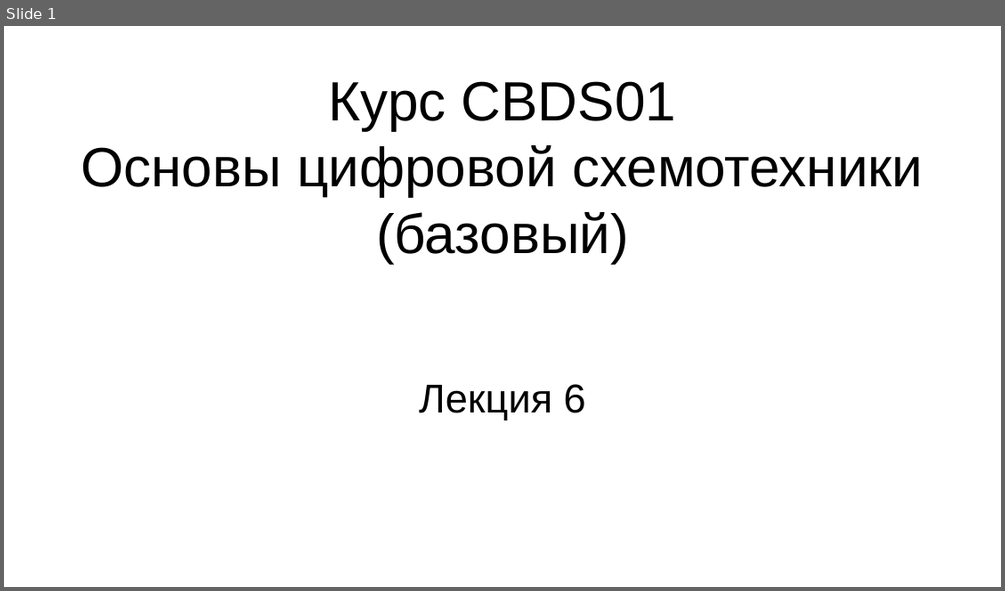
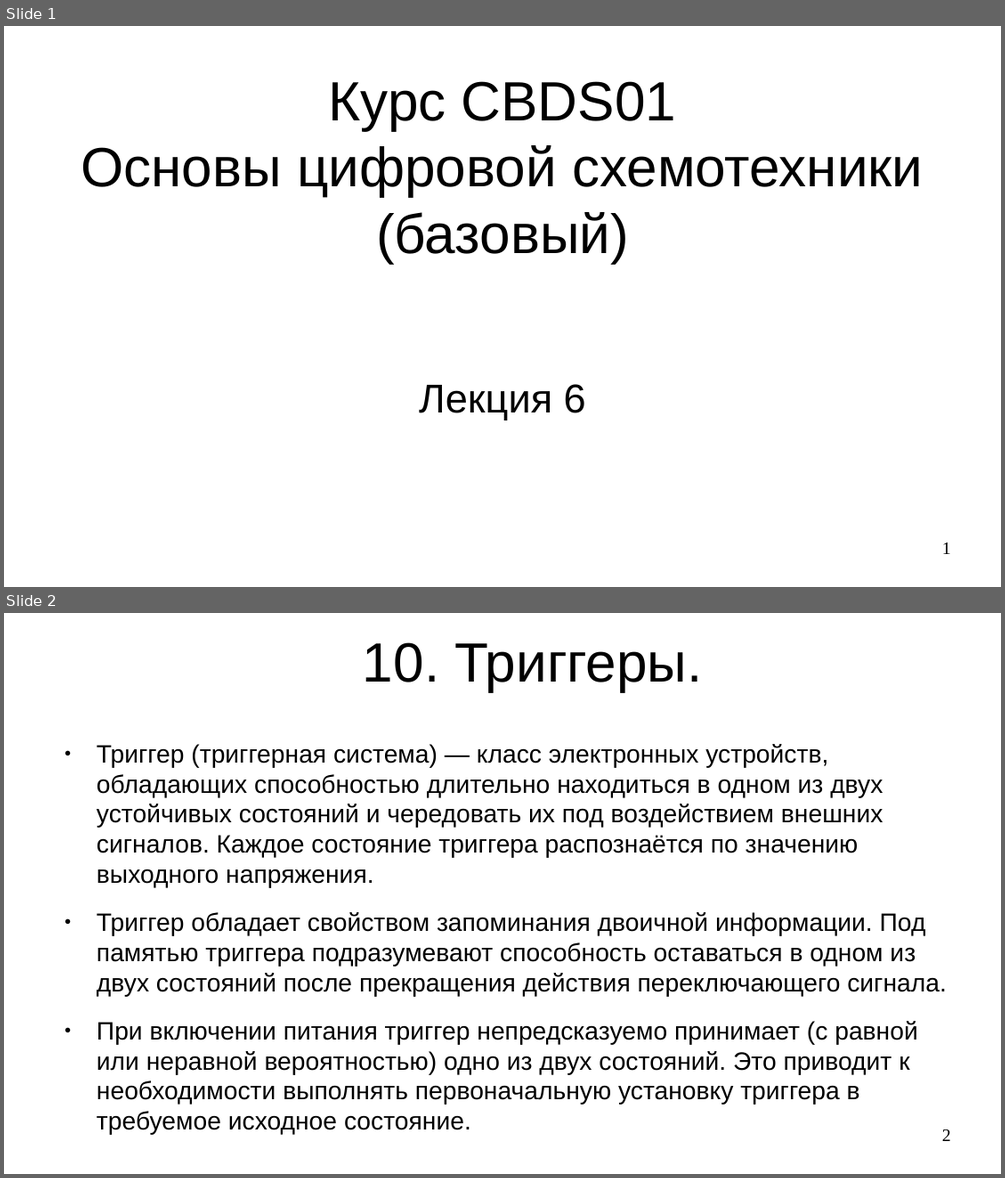
Before and after one commit to steelcraft/stud-lab, a slide deck: Лекции/СBDS01#L6.odp. Shown one above the other, each under a label of ours: slide 1 before the commit, slides 1 and 2 after it. The pictures are 1005x591 and 1005x1178 pixels, drawn with LibreOffice and Linux fonts; fonts in the diff are those of the drawing. Boxes give left, top, right and bottom in pixels: in the first picture for what was removed or moved away, otherwise in the second. Text is boxed around its words. In the diff, an @@ line names an element or a change of style, - is before the commit and + after.

```diff
--- a/Лекции/СBDS01#L6.odp
+++ b/Лекции/СBDS01#L6.odp
@@ slide 2 added at bbox=[4, 613, 1001, 1174], background #FFFFFF @@
@@ title added at bbox=[363, 642, 702, 691], 44 pt, text #000000 @@
+10. Триггеры.
@@ text added at bbox=[97, 744, 947, 1135], 20 pt, text #000000 @@
+● Триггер (триггерная система) — класс электронных устройств, обладающих способностью длительно находиться в одном из двух устойчивых состояний и чередовать их под воздействием внешних сигналов. Каждое состояние триггера распознаётся по значению выходного напряжения.
+● Триггер обладает свойством запоминания двоичной информации. Под памятью триггера подразумевают способность оставаться в одном из двух состояний после прекращения действия переключающего сигнала.
+● При включении питания триггер непредсказуемо принимает (с равной или неравной вероятностью) одно из двух состояний. Это приводит к необходимости выполнять первоначальную установку триггера в требуемое исходное состояние.
@@ page number added at bbox=[942, 1129, 951, 1141], 14 pt, text #000000 @@
+2
@@ slide 1 changed as well @@
@@ page number added at bbox=[942, 542, 951, 554], 14 pt, text #000000 @@
+1
```
Also in this commit, not shown: 5 other slides added.
